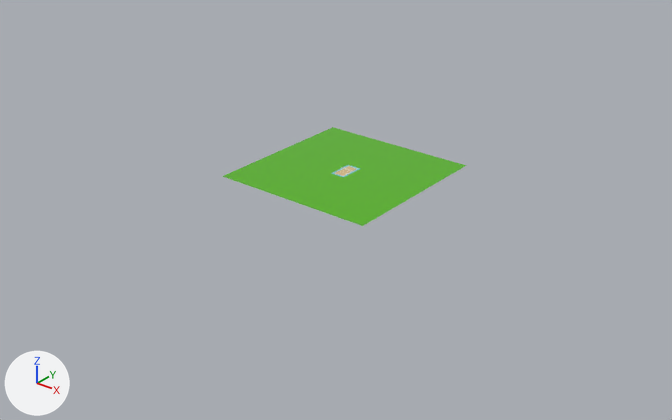
The glTF model cancha.gltf as it was, and as the next commit left it.
Before and after are seen from a 50 mm lens placed at (401.0, -516.0, 284.0), pointed at (0.0, -16.0, -27.0). The lights are fixed; the arrows at lower left show +X, +Y and +Z. The older version comes first. Where no turn or scale is listed for an object, it has been applied to the vertices. Vertices at exactly the same position are counted once.

Objects in the first picture: 'Plano' and 2 more.
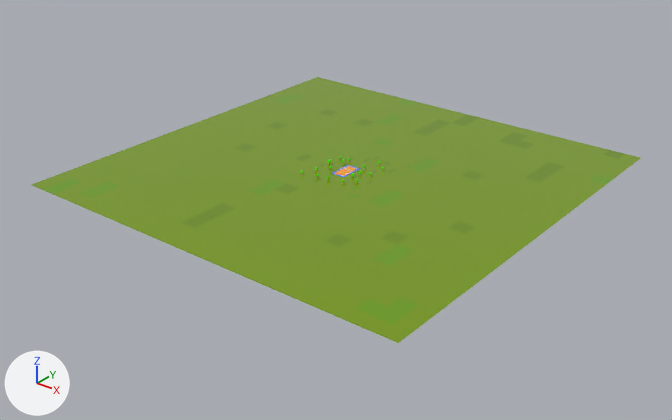
What changed in the scene script:
```text
Add img_pixelcreate__2__png_006:
    img_pixelcreate__2__png_006 = load_image('pixelcreate (2).png.006', '_unpacked/pixelcreate__2_.png.006', 2500, 2500, 'sRGB')
Add mat_material_62:
    mat_material_62 = bpy.data.materials.new('Material_62')
    # colours: green #77ff00
    # uses the picture img_pixelcreate__2__png_006
Change me_mesh_15:
    used by ob_plano; location = (-2.7, 0.0, 0.0)
    remove me_mesh_15.from_pydata(...)  # 9 vertices, 8 faces; spans x -66.5..66.5, y -66.5..66.5, z 0.0
    remove me_mesh_15.materials.append(mat_material_15)  # green #53b300
    add me_mesh_15.from_pydata(...)  # 9 vertices, 8 faces; spans x -37.9..37.9, y -37.9..37.9, z 0.0
    me_mesh_15 part 1: the whole mesh is scaled about its middle by (0.57, 0.57, 1)
    add me_mesh_15.materials.append(mat_material_13)
Add me_mesh_62:
    me_mesh_62.from_pydata(...)  # 9 vertices, 8 faces; spans x -166.0..166.0, y -166.0..166.0, z 0.0
    me_mesh_62.materials.append(mat_material_62)
Add ob_plano_001:
    ob_plano_001 = bpy.data.objects.new('Plano.001', me_mesh_62)
    ob_plano_001.location = (-2.7, 0.0, -0.1)
```

Changed parts and their boxes [x1, y1, x2, y2] in the pictures (672 x 420 px):
'Plano.001', added (green): after [31, 77, 641, 343]
'Plano', recoloured, rescaled (44% narrower, 44% shorter): before [223, 127, 467, 226]; after [277, 145, 414, 200]
